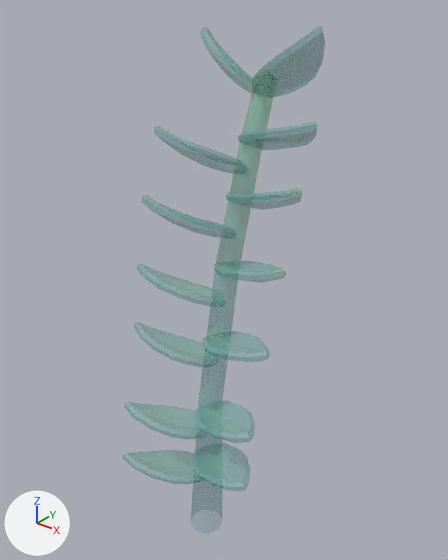
An edit to the FBX model Assets/Models/Tiny Treats plants/zzplant_leaf_medium_C.fbx, drawn before and after from the same camera.
The view is the same before and after, from a 50 mm lens placed at (1.283, -1.484, 2.055), pointed at (-0.026, 0.153, 1.04). Lighting does not change. The marker at lower left points along +X, +Y and +Z. Objects named as collision shapes, trigger or cutter boxes, shadow casters or lower levels of detail are left out. Where no turn or scale is listed for an object, it has been applied to the vertices.

Names of what the first picture shows: 'zzplant_leaf_medium_C'.
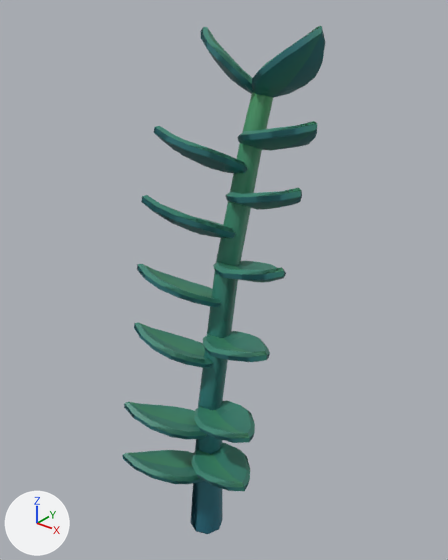
What differs and where, as boxes [x1, y1, x2, y2] in the pictures (448 x 560 px):
```json
{"object": "zzplant_leaf_medium_C_LOD1", "change": "added", "after": [123, 26, 325, 534], "on screen": "green"}
{"object": "zzplant_leaf_medium_C", "change": "surface changed", "before": [124, 26, 325, 534], "after": [124, 26, 325, 534]}
```

The change, as JSON lines over the scene's bpy script:
```json
{"op": "set", "path": "img_tiny_treats_texture_1_png", "old": "load_image('tiny_treats_texture_1.png', 'tiny_treats_texture_1.png', 1024, 1024, 'Non-Color')", "new": "load_image('tiny_treats_texture_1.png', 'tiny_treats_texture_1.png', 1024, 1024, 'sRGB')"}
{"op": "remove", "block": "mat_tiny_treats_1", "code": "n3 = _N.new('ShaderNodeTexImage'); n3.name = 'Image Texture.001'"}
{"op": "remove", "block": "mat_tiny_treats_1", "code": "n3.image = img_tiny_treats_texture_1_png"}
{"block": "mat_tiny_treats_1", "where": "n0 = _N.new('ShaderNodeBsdfPrincipled'); n0.name = 'Principled BSDF'"}
{"op": "remove", "block": "mat_tiny_treats_1", "code": "_L.new(n3.outputs[0], n0.inputs[4])  # 'Color' to 'Alpha'"}
{"block": "mat_tiny_treats_1", "where": "n2 = _N.new('ShaderNodeTexImage'); n2.name = 'Image Texture'"}
{"op": "add", "block": "mat_tiny_treats_1", "code": "_L.new(n2.outputs[1], n0.inputs[4])  # 'Alpha' to 'Alpha'"}
{"op": "add", "block": "me_zzplant_leaf_medium_c_001", "code": ["me_zzplant_leaf_medium_c_001 = bpy.data.meshes.new('zzplant_leaf_medium_C.001')", "me_zzplant_leaf_medium_c_001.from_pydata(...)  # 570 vertices, 637 faces; spans x -0.32..0.31, y -0.22..0.44, z -0.05..1.93", "me_zzplant_leaf_medium_c_001.materials.append(mat_tiny_treats_1)  # picture img_tiny_treats_texture_1_png"]}
{"op": "add", "block": "ob_zzplant_leaf_medium_c_lod1", "code": ["ob_zzplant_leaf_medium_c_lod1 = bpy.data.objects.new('zzplant_leaf_medium_C_LOD1', me_zzplant_leaf_medium_c_001)", "ob_zzplant_leaf_medium_c_lod1.location = (0.0, 0.0, 0.0)"]}
```
